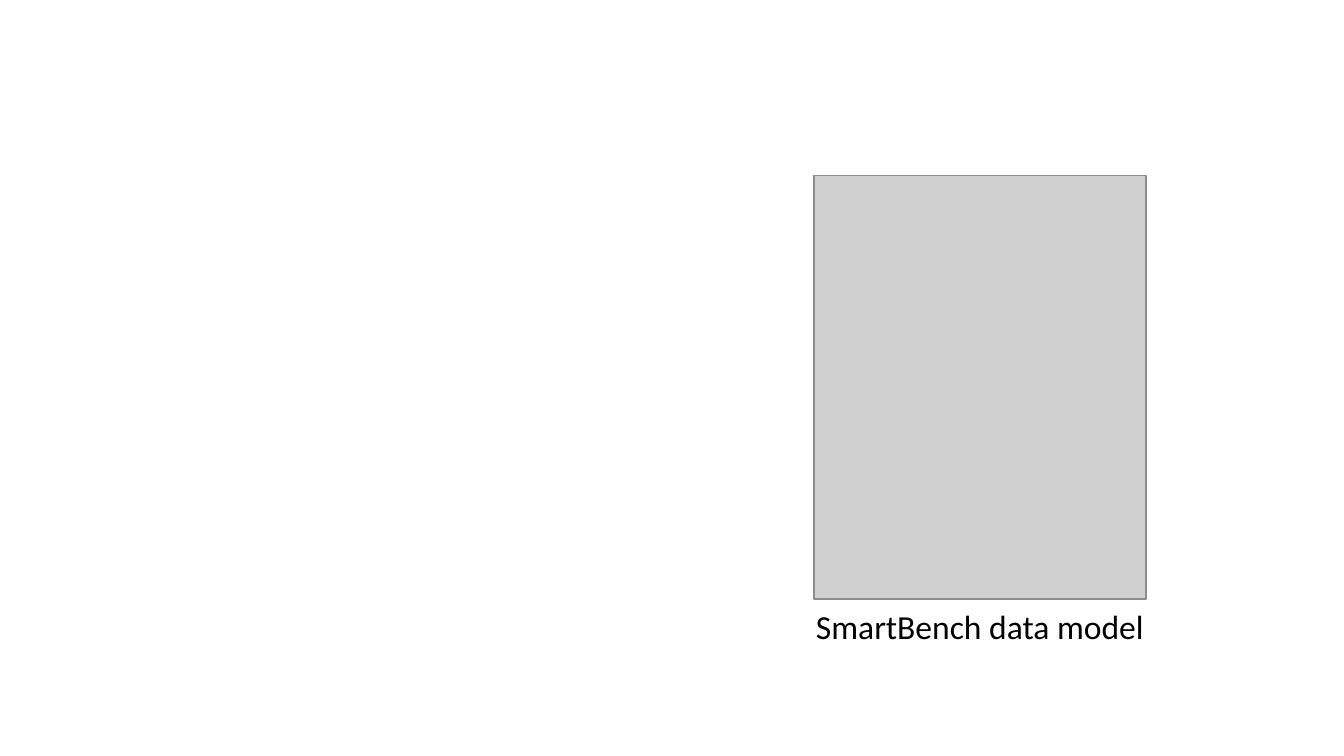
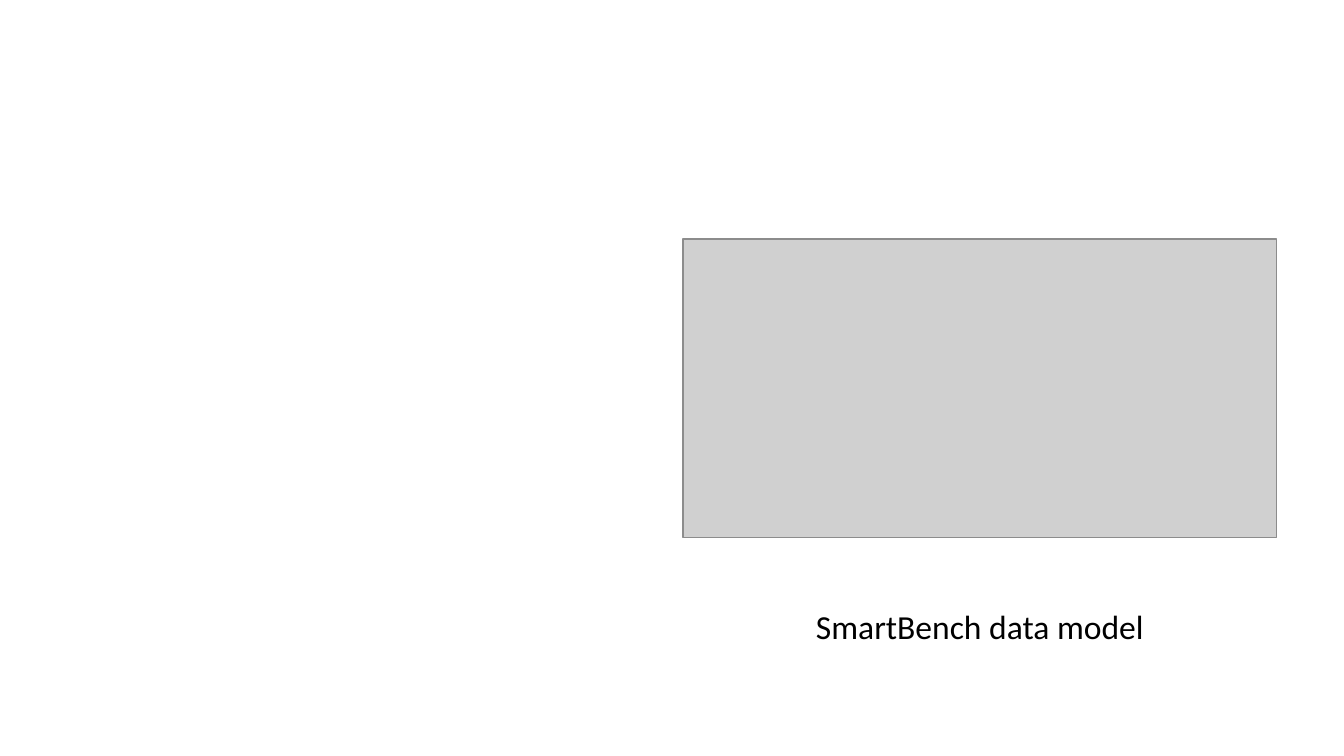
Before and after one commit to ManuelePasini/slides-markdown, a slide deck: slide 27 of digital_twins.pptx. Drawn at 1344x756 pixels with LibreOffice and Linux fonts; fonts in the diff are those of the drawing; grey boxes stand for pictures. Boxes give left, top, right and bottom in pixels: in the first picture for what was removed or moved away, otherwise in the second. Text is boxed around its words. In the diff, an @@ line names an element or a change of style, - is before the commit and + after.

```diff
--- a/digital_twins.pptx
+++ b/digital_twins.pptx
@@ picture removed at (814, 176, 1146, 599) @@
@@ picture added at (683, 239, 1277, 538) @@
```
Also in this commit, not shown: 5 other files.
